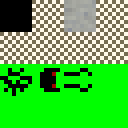
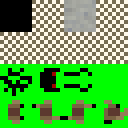
Layered file, before and after one edit (128 × 128). Changes by layer:
painted on "Bakgrund" over [8, 100, 128, 124]
